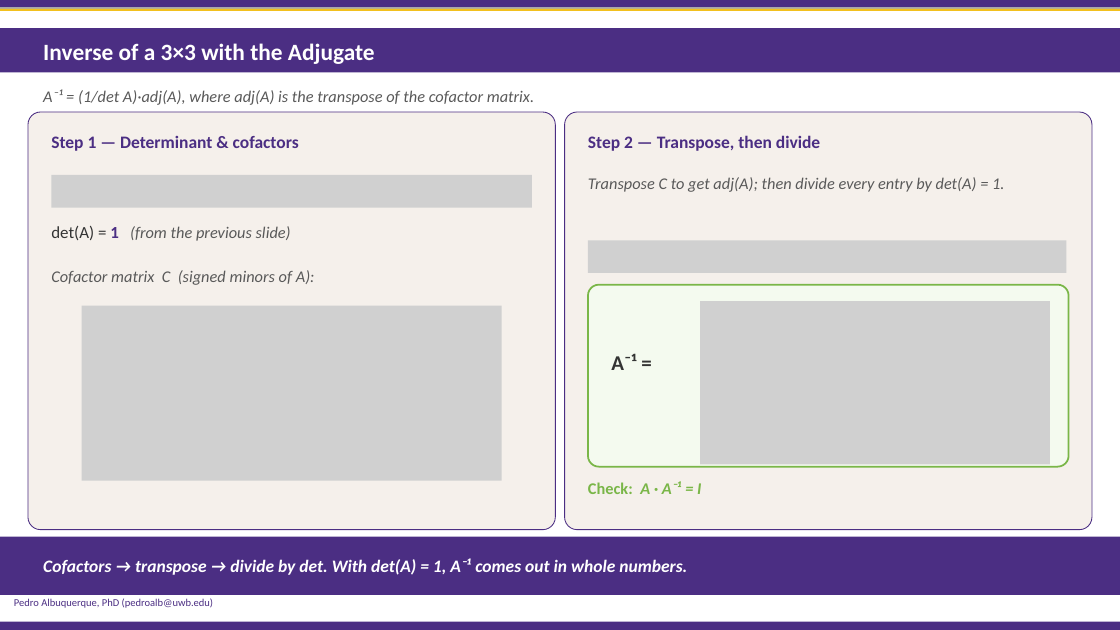
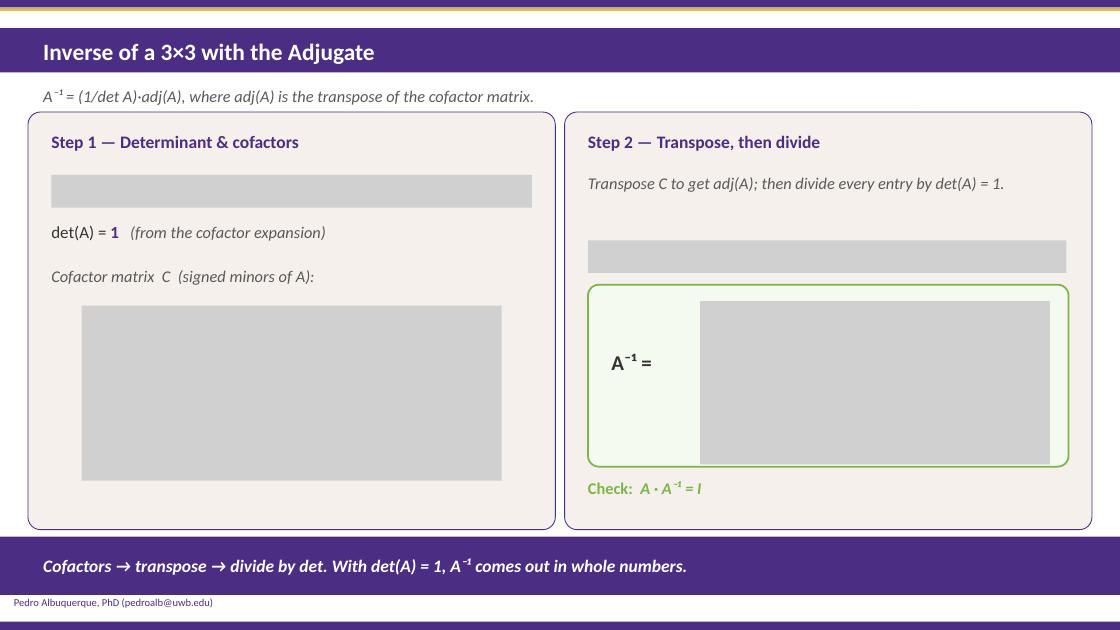
Before and after one commit to PedroBSB/BDATA412, a slide deck: slide 141 of 01 - Advanced Data Visualization.pptx. Drawn at 1120x630 pixels with LibreOffice and Linux fonts; fonts in the diff are those of the drawing; grey boxes stand for pictures; background and template pictures are left out. Boxes give left, top, right and bottom in pixels: in the first picture for what was removed or moved away, otherwise in the second. Text is boxed around its words. In the diff, an @@ line names an element or a change of style, - is before the commit and + after.

```diff
--- a/01 - Advanced Data Visualization.pptx
+++ b/01 - Advanced Data Visualization.pptx
@@ text at (51,226,326,241): text changed @@
-det(A) = 1 (from the previous slide)
+det(A) = 1 (from the cofactor expansion)
```
Also in this commit, not shown: 19 other slides changed.
